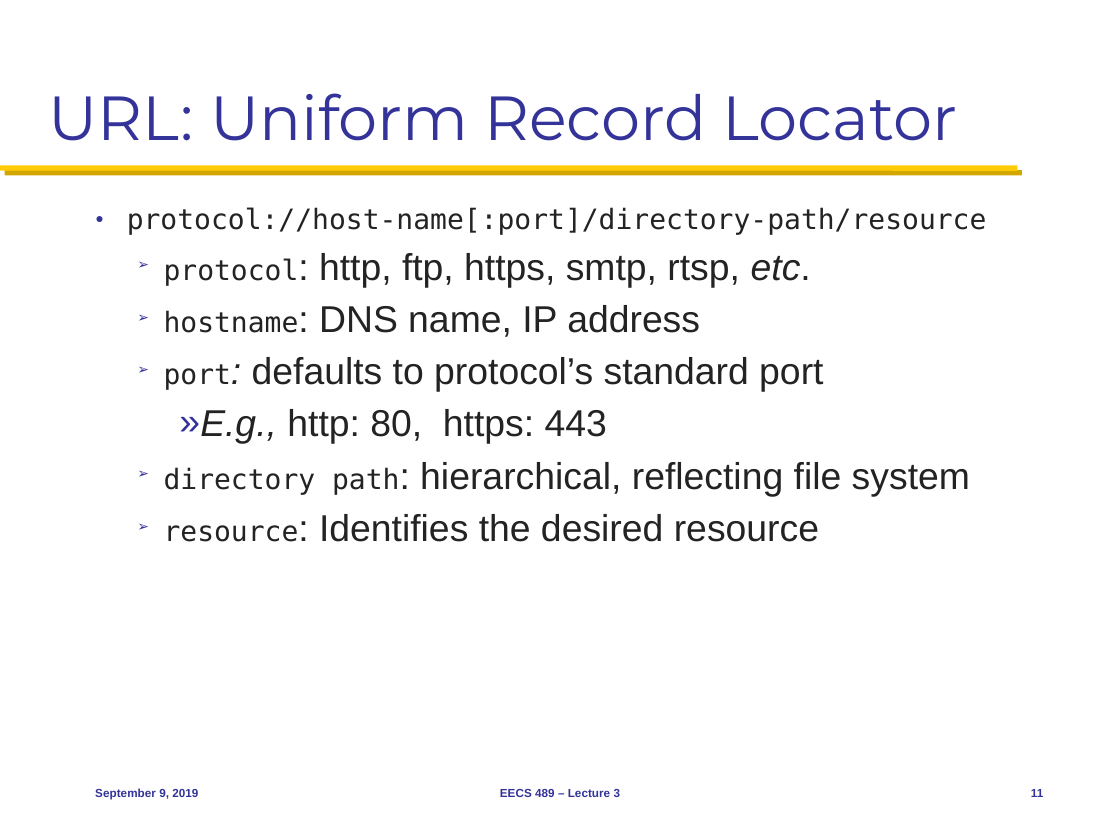
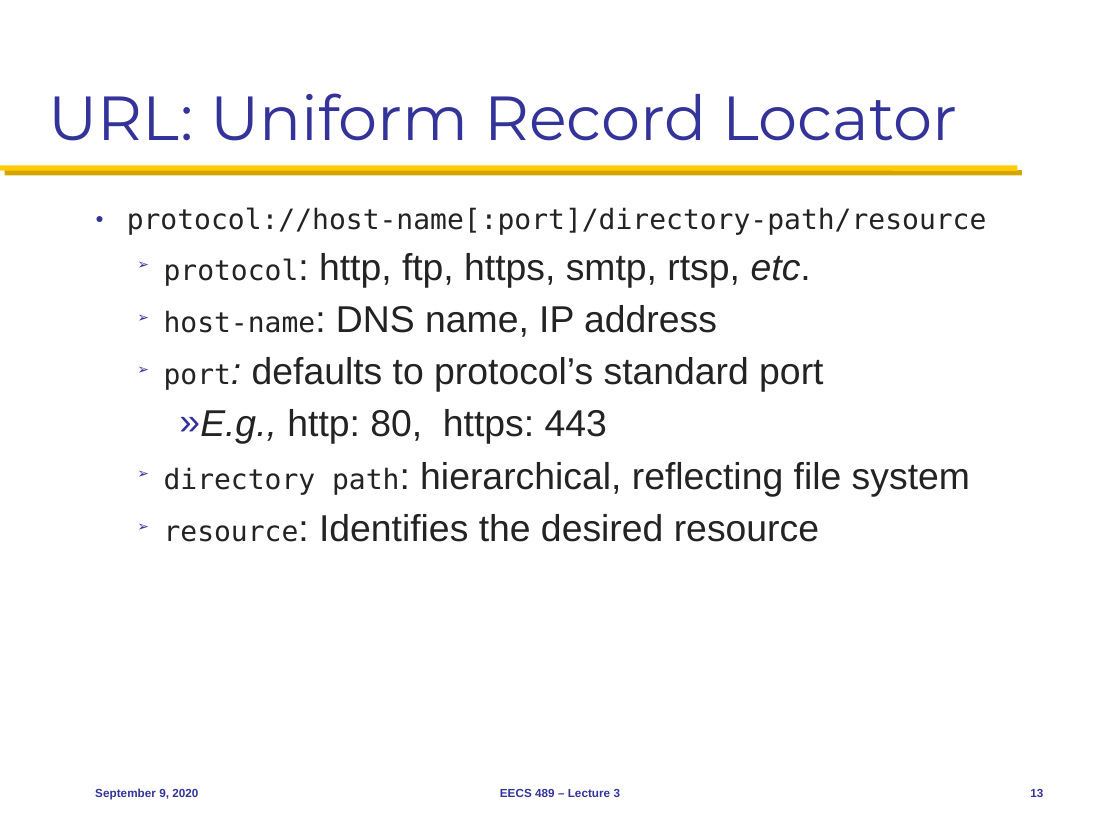
Before and after one commit to mosharaf/eecs489, a slide deck: slide 13 of Slides/090920.pptx (slide 11 before the commit). Drawn at 1120x840 pixels with LibreOffice and Linux fonts; fonts in the diff are those of the drawing. Boxes give left, top, right and bottom in pixels: in the first picture for what was removed or moved away, otherwise in the second. Text is boxed around its words. In the diff, an @@ line names an element or a change of style, - is before the commit and + after.

```diff
--- a/Slides/090920.pptx
+++ b/Slides/090920.pptx
@@ text at bbox=[164, 305, 717, 337]: text changed @@
-  ➢ hostname: DNS name, IP address
+  ➢ host-name: DNS name, IP address
@@ text at bbox=[95, 788, 198, 800]: text changed @@
-September 9, 2019
+September 9, 2020
@@ page number at bbox=[1030, 789, 1043, 797]: text changed @@
-11
+13
```
Also in this commit, not shown: 41 other slides changed, 2 slides added.
